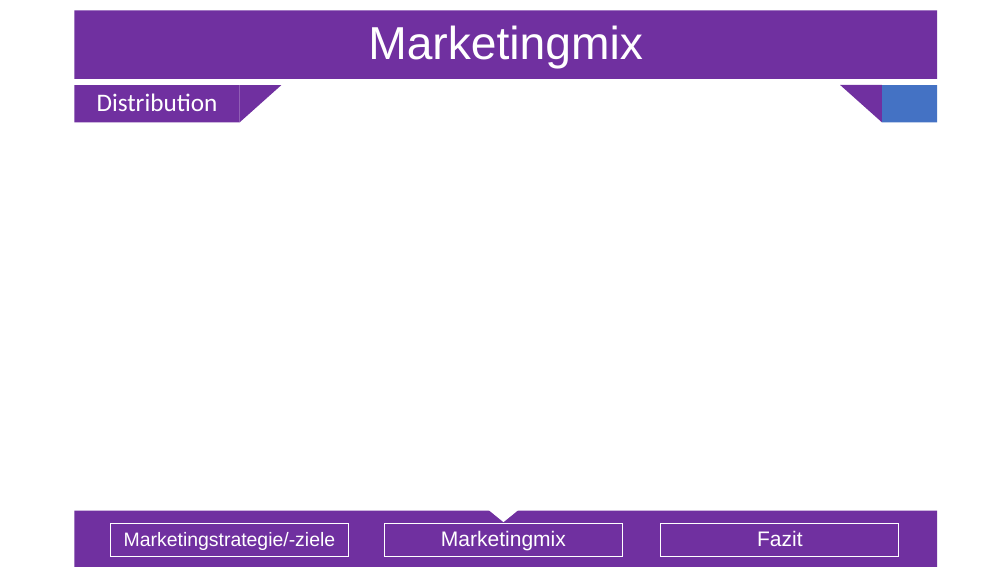
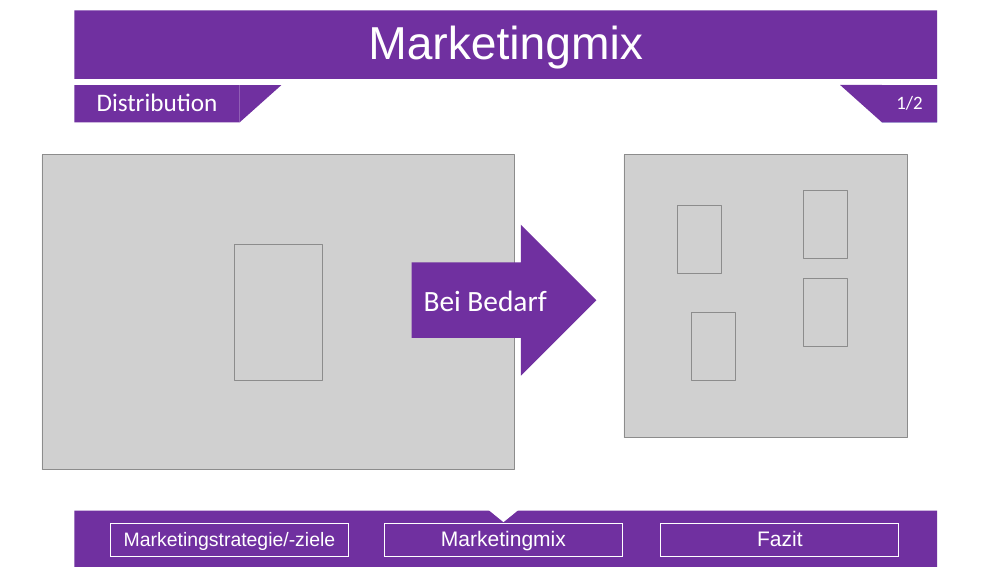
Before and after one commit to Sl0thking/mp_gproz_scrumiverse, a slide deck: slide 15 of 5_Präsentation/Projektpräsentation_Serfling.pptx (slide 14 before the commit). Drawn at 1008x567 pixels with LibreOffice and Linux fonts; fonts in the diff are those of the drawing; grey boxes stand for pictures. Boxes give left, top, right and bottom in pixels: in the first picture for what was removed or moved away, otherwise in the second. Text is boxed around its words. In the diff, an @@ line names an element or a change of style, - is before the commit and + after.

```diff
--- a/5_Präsentation/Projektpräsentation_Serfling.pptx
+++ b/5_Präsentation/Projektpräsentation_Serfling.pptx
@@ text added at (882,85,938,123), fill #7030A0, 18 pt, text #FFFFFF @@
+1/2
@@ picture added at (42,155,515,470) @@
@@ picture added at (624,155,907,439) @@
@@ picture added at (678,205,722,273) @@
@@ picture added at (803,191,847,259) @@
@@ right arrow added at (411,225,596,376), fill #7030A0, 28 pt, text #FFFFFF @@
+Bei Bedarf
@@ picture added at (234,244,323,380) @@
@@ picture added at (803,278,847,346) @@
@@ picture added at (691,312,735,380) @@
```
Also in this commit, not shown: 2 other slides changed, 2 slides added.
